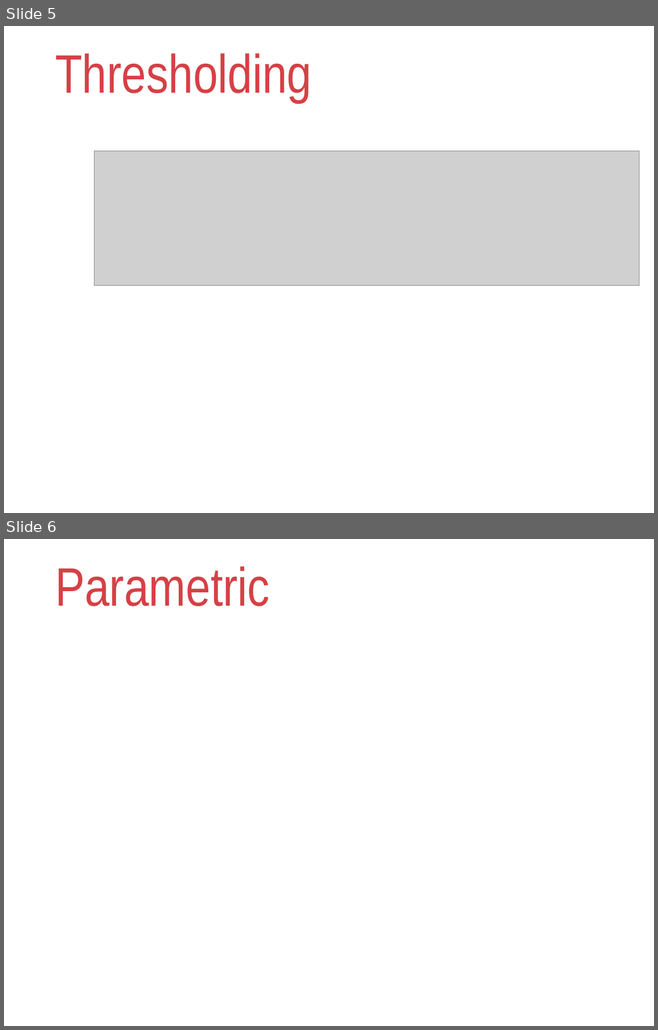
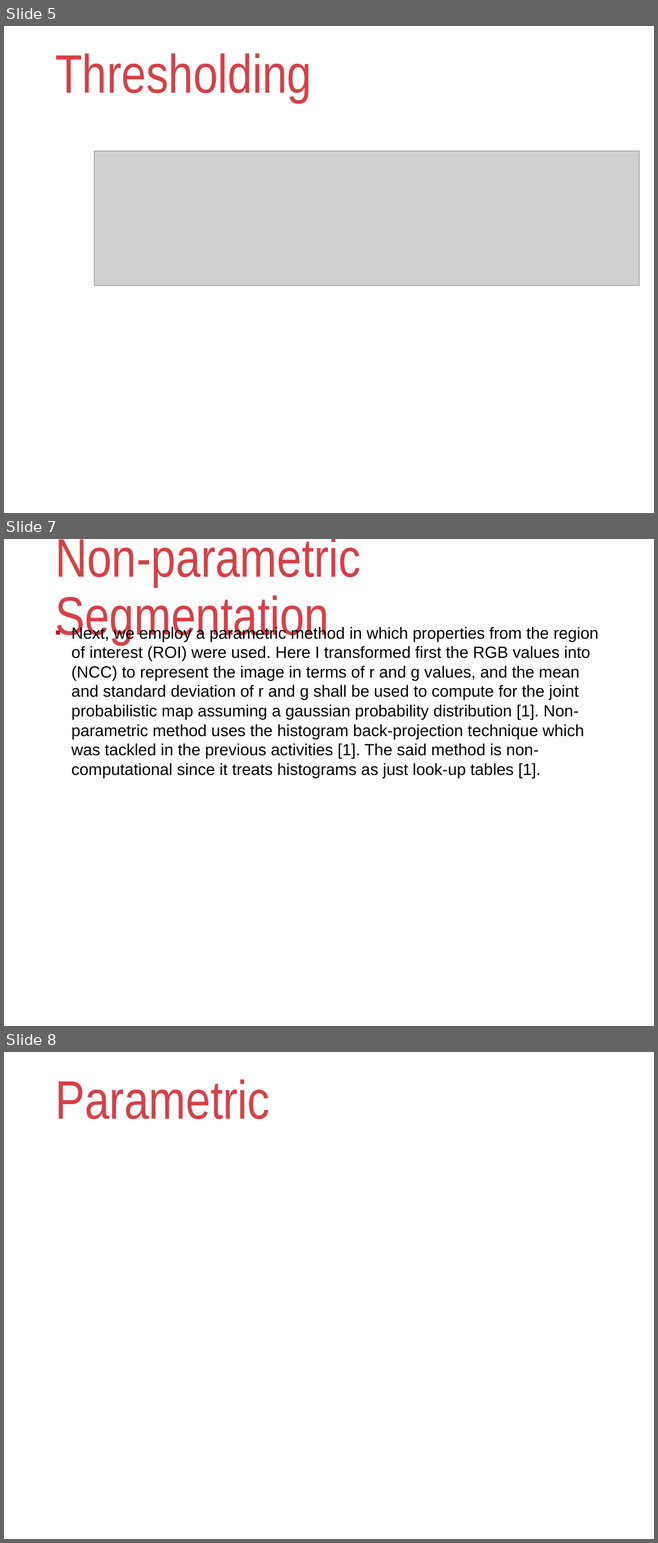
Before and after one commit to reneprincipejr/Physics-301, a slide deck: 01 Color Segmentation/Activity 1 - Color Segmentation.pptx. Shown one above the other, each under a label of ours: slides 5 and 6 before the commit, slides 5, 7 and 8 after it; the slides between them are not shown. The pictures are 658x1030 and 658x1543 pixels, drawn with LibreOffice and Linux fonts; fonts in the diff are those of the drawing; grey boxes stand for pictures; background and template pictures are left out. Boxes give left, top, right and bottom in pixels: in the first picture for what was removed or moved away, otherwise in the second. Text is boxed around its words. In the diff, an @@ line names an element or a change of style, - is before the commit and + after.

```diff
--- a/01 Color Segmentation/Activity 1 - Color Segmentation.pptx
+++ b/01 Color Segmentation/Activity 1 - Color Segmentation.pptx
@@ slide 7 added at (4,539,654,1026), background #FFFFFF @@
@@ title added at (55,539,361,645), 60 pt, text #D64045 @@
+Non-parametric Segmentation
@@ text added at (71,626,598,778), 18 pt, text #000000 @@
+▪ Next, we employ a parametric method in which properties from the region of interest (ROI) were used. Here I transformed first the RGB values into (NCC) to represent the image in terms of r and g values, and the mean and standard deviation of r and g shall be used to compute for the joint probabilistic map assuming a gaussian probability distribution [1]. Non-parametric method uses the histogram back-projection technique which was tackled in the previous activities [1]. The said method is non-computational since it treats histograms as just look-up tables [1].
@@ what was slide 6 is now slide 8 @@
```
Also in this commit, not shown: 3 other slides added, 2 slides removed, 18 other files.
